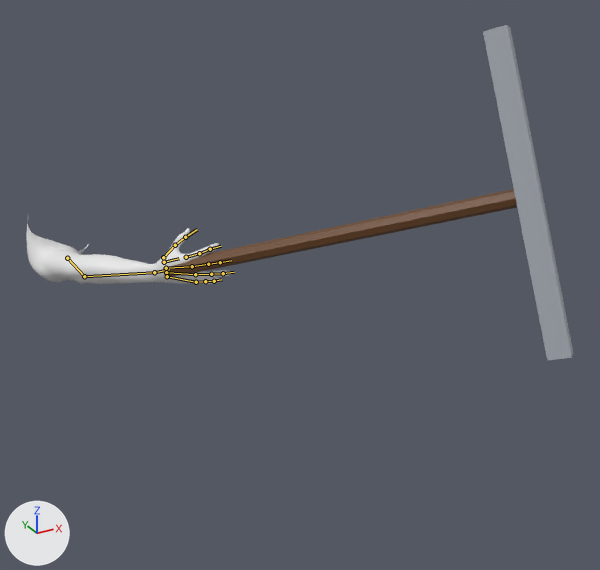
The FBX model resources/models/viewmodel/viewarm_right_pickaxe.fbx, before and after one commit.
One viewpoint serves both versions: a 50 mm camera at (-0.00501, -0.02332, 0.00914) aimed at (0.00423, -0.00651, 0.00074). The axes (+X, +Y, +Z) are drawn at lower left. The lights are the same throughout. The picture after the commit comes second. Both versions are drawn at frame 17 of the action 'Scene'; the numbers are the values there. The bones that bend it are drawn over the model as lines.

The first picture shows 'Arm.R.001'.
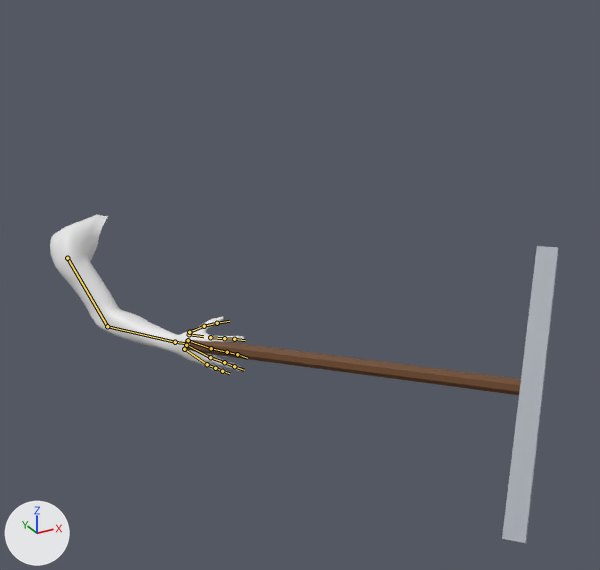
Commit message: Stop the arms playing on loop and give the pickaxe arm its own swing clip

What differs and where, as boxes [x1, y1, x2, y2] in the pictures (600 x 570 px):
```json
{"object": "Arm.R.001", "change": "posed", "before": [26, 25, 573, 361], "after": [50, 214, 558, 544], "on screen": "7% narrower"}
{"bone": "upper_arm.R", "before": "(67, 258) to (84, 276)", "after": "(67, 258) to (107, 326)"}
{"bone": "forearm.R", "before": "(84, 276) to (154, 272)", "after": "(107, 326) to (175, 342)"}
```

Edits to the scene script, one JSON object a line:
```json
{"block": "bone_upper_arm_r", "where": "bone_upper_arm_r = bpy.data.objects['rig.R.001'].pose.bones['upper_arm.R']"}
{"op": "set", "path": "bone_upper_arm_r.rotation_quaternion", "old": "(-0.688, -0.391, -0.611, 0.0)", "new": "(1.0, 0.0, 0.0, 0.0)", "note": "degrees (96, 57, 62) -> degrees (0, 0, 0)"}
{"block": "bone_forearm_r", "where": "bone_forearm_r = bpy.data.objects['rig.R.001'].pose.bones['forearm.R']  # child of 'upper_arm.R'"}
{"op": "set", "path": "bone_forearm_r.rotation_quaternion", "old": "(0.799, -0.455, -0.167, 0.356)", "new": "(1.0, 0.0, 0.0, 0.0)", "note": "degrees (-58, 3, 46) -> degrees (0, 0, 0)"}
```
